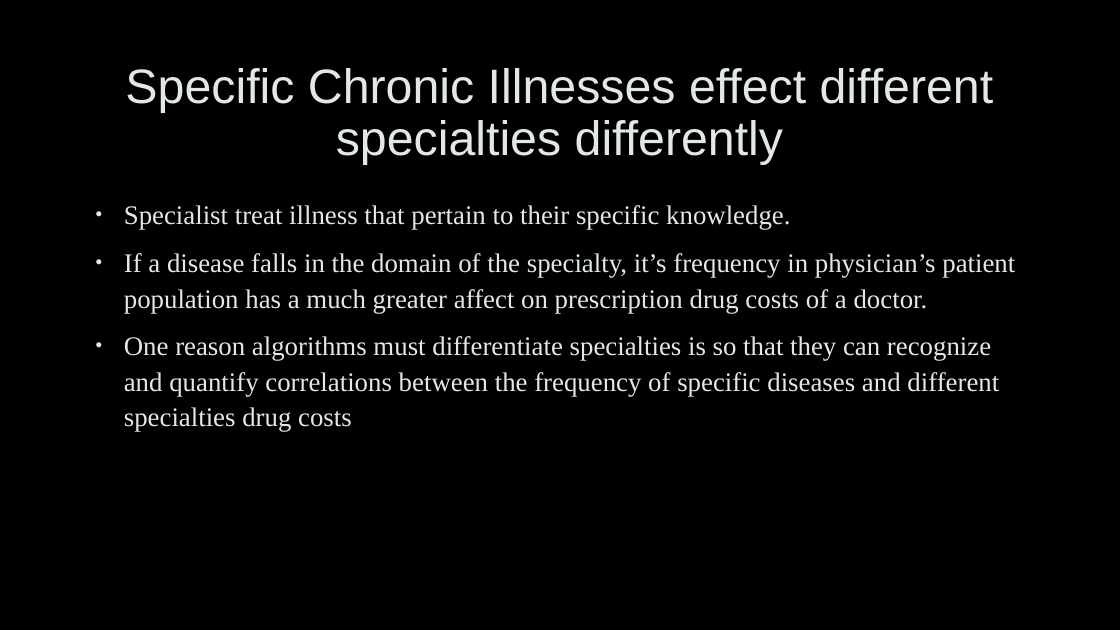
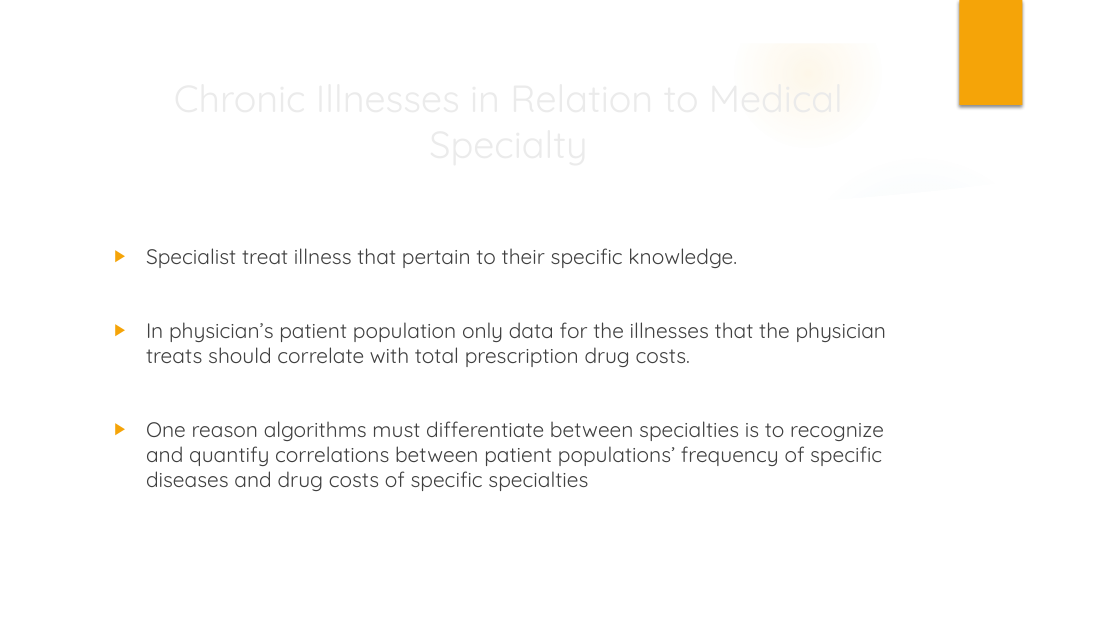
Before and after one commit to spiegelcolorado/Capstone-2-Final, a slide deck: slide 7 of Medicare_Rx_Slides.pptx. Drawn at 1120x630 pixels with LibreOffice and Linux fonts; fonts in the diff are those of the drawing; background and template pictures are left out. Boxes give left, top, right and bottom in pixels: in the first picture for what was removed or moved away, otherwise in the second. Text is boxed around its words. In the diff, an @@ line names an element or a change of style, - is before the commit and + after.

```diff
--- a/Medicare_Rx_Slides.pptx
+++ b/Medicare_Rx_Slides.pptx
@@ group added at (0, 0, 1120, 630): 6 ellipses, 3 freeform shapes @@
@@ rectangle added at (960, 0, 1023, 105), fill #F5A408 @@
@@ text "Specialist treat illness that pertain ...": place and size @@
-text "Specialist treat illness that pertain ..." at (124, 205, 1015, 432)
+text "Specialist treat illness that pertain ..." at (146, 248, 887, 491)
@@ text at (146, 248, 737, 268): size 23 to 18 pt, font Times New Roman to Quicksand, text colour #E2E8E8 to #404040, letter outline #404040 0.75 pt to none in "Specialist treat illness that pertain to their ..."; bullet • to ▶; line spacing 1.1 to 1; bullet colour #E2E8E8 to #F5A408 @@
@@ text at (146, 322, 887, 491): text changed; size 23 to 18 pt; font Times New Roman to Quicksand; text colour #E2E8E8 to #404040 @@
-• If a disease falls in the domain of the specialty, it’s frequency in physician’s patient population has a much greater affect on prescription drug costs of a doctor.
-• One reason algorithms must differentiate specialties is so that they can recognize and quantify correlations between the frequency of specific diseases and different specialties drug costs
+▶ In physician’s patient population only data for the illnesses that the physician treats should correlate with total prescription drug costs.
+▶ One reason algorithms must differentiate between specialties is to recognize and quantify correlations between patient populations’ frequency of specific diseases and drug costs of specific specialties
@@ title at (630, 322, 785, 437): text changed; size 41.4 to 32.4 pt; font Arial to Quicksand; text colour #E2E8E8 to #EBEBEB @@
-Specific Chronic Illnesses effect different specialties differently
+Chronic Illnesses in Relation to Medical Specialty
```
Also in this commit, not shown: 7 other slides changed, 4 slides added, 3 slides removed, 2 other files.
